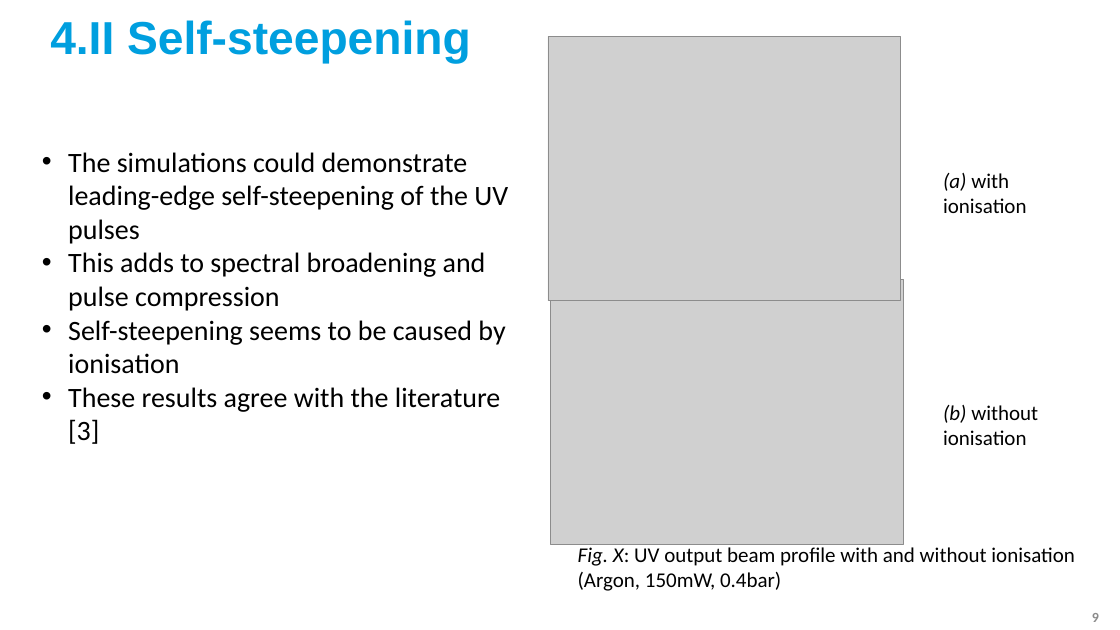
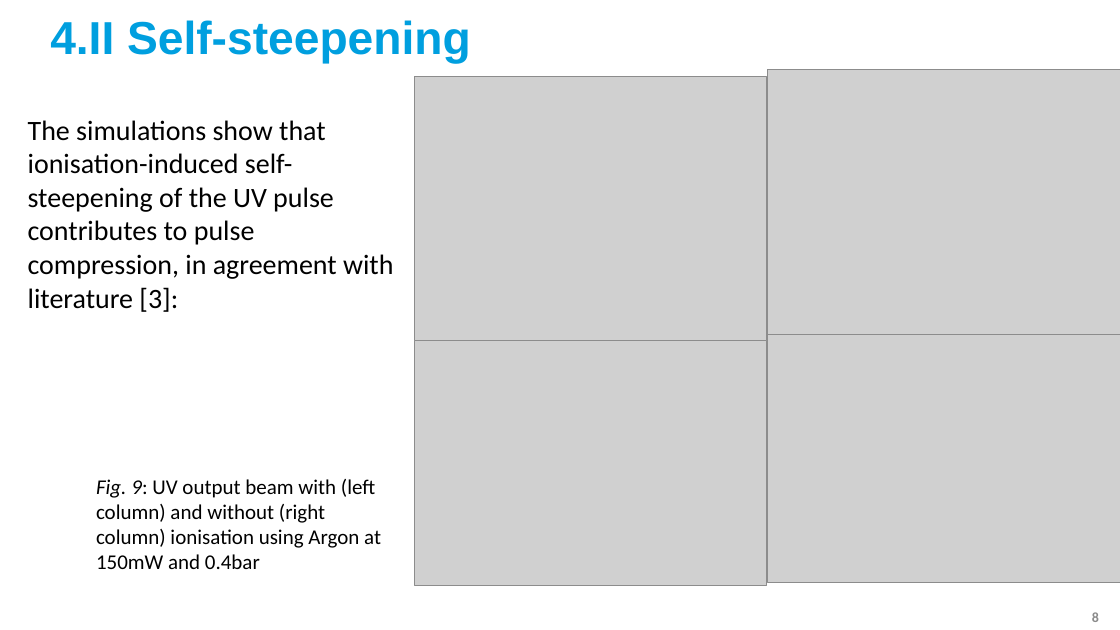
Before and after one commit to david-f-amorim/Simulating-THG-of-few-femtosecond-pulses-in-a-noble-gas-, a slide deck: slide 8 of presentations/DESY - Final Presentation (fixed).pptx (slide 9 before the commit). Drawn at 1120x630 pixels with LibreOffice and Linux fonts; fonts in the diff are those of the drawing; grey boxes stand for pictures; background and template pictures are left out. Boxes give left, top, right and bottom in pixels: in the first picture for what was removed or moved away, otherwise in the second. Text is boxed around its words. In the diff, an @@ line names an element or a change of style, - is before the commit and + after.

```diff
--- a/presentations/DESY - Final Presentation (fixed).pptx
+++ b/presentations/DESY - Final Presentation (fixed).pptx
@@ picture: place and size @@
-picture at <box>548,36,901,301</box>
+picture at <box>414,76,767,341</box>
@@ picture: place and size @@
-picture at <box>550,280,903,544</box>
+picture at <box>767,70,1120,334</box>
@@ text at <box>28,120,393,312</box>: text changed @@
-• The simulations could demonstrate leading-edge self-steepening of the UV pulses
-• This adds to spectral broadening and pulse compression
-• Self-steepening seems to be caused by ionisation
-• These results agree with the literature [3]
+The simulations show that ionisation-induced self-steepening of the UV pulse contributes to pulse compression, in agreement with literature [3]:
@@ text removed at <box>943,173,1027,213</box> @@
-(a) with ionisation
@@ picture added at <box>414,321,767,586</box> @@
@@ picture added at <box>767,318,1120,582</box> @@
@@ text removed at <box>943,405,1038,445</box> @@
-(b) without ionisation
@@ text at <box>96,479,381,569</box>: text changed @@
-Fig. X: UV output beam profile with and without ionisation (Argon, 150mW, 0.4bar)
+Fig. 9: UV output beam with (left column) and without (right column) ionisation using Argon at 150mW and 0.4bar
```
Also in this commit, not shown: 9 other slides changed, 2 slides added, 4 slides removed, 8 other files.
